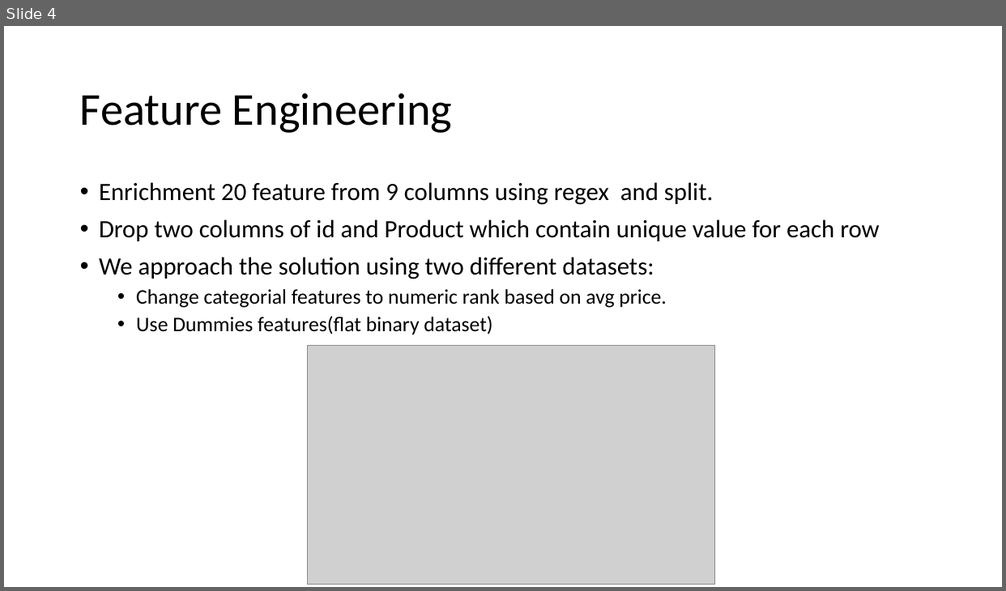
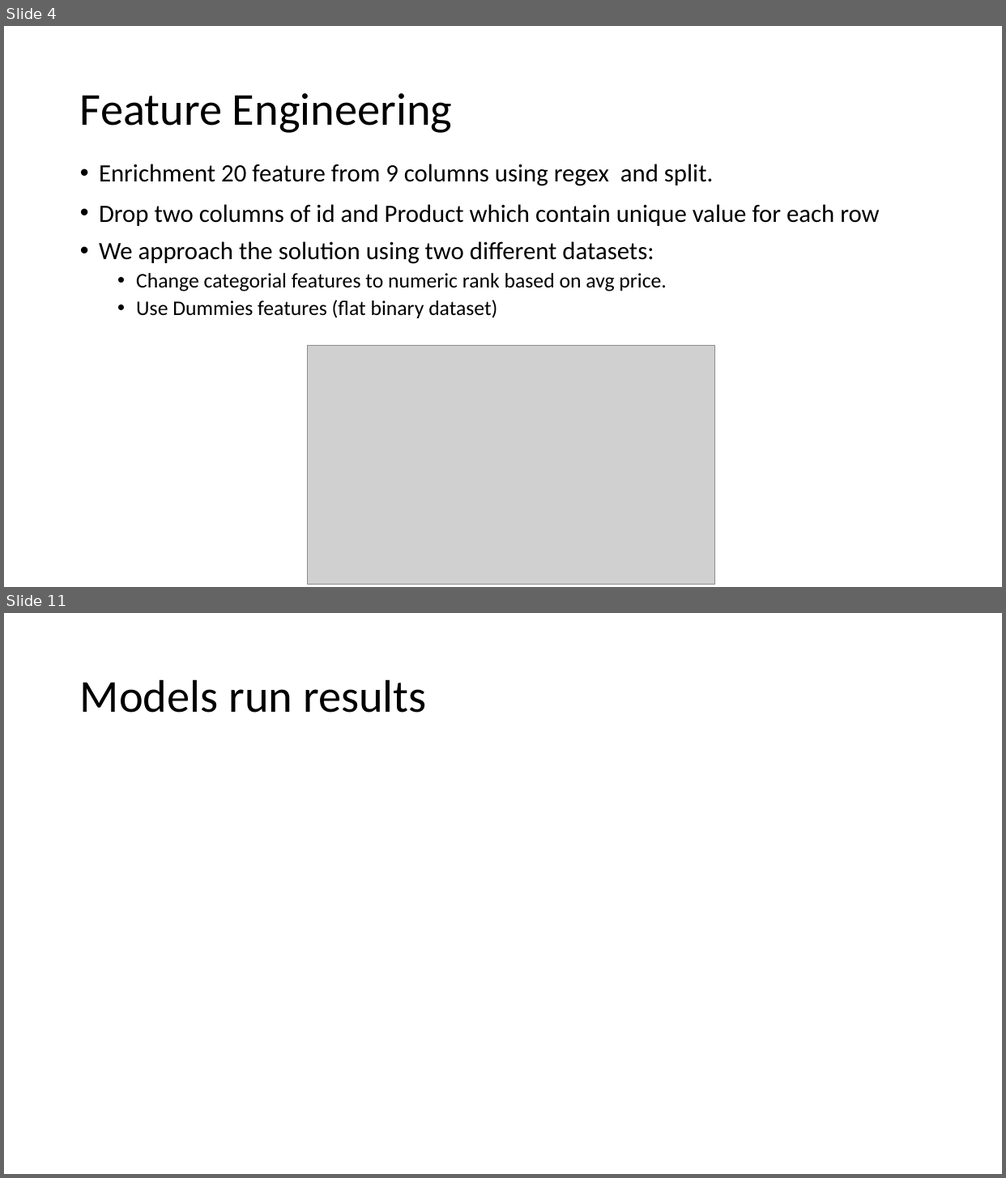
Before and after one commit to DanielKorenDataScience/RegressionProject, a slide deck: regression project.pptx. Shown one above the other, each under a label of ours: slide 4 before the commit, slides 4 and 11 after it; the slides between them are not shown. The pictures are 1006x591 and 1006x1178 pixels, drawn with LibreOffice and Linux fonts; fonts in the diff are those of the drawing; grey boxes stand for pictures. Boxes give left, top, right and bottom in pixels: in the first picture for what was removed or moved away, otherwise in the second. Text is boxed around its words. In the diff, an @@ line names an element or a change of style, - is before the commit and + after.

```diff
--- a/regression project.pptx
+++ b/regression project.pptx
@@ slide 11 added at (4,613,1002,1174), background #FFFFFF @@
@@ title added at (80,679,427,713), 44 pt, text #000000 @@
+Models run results
@@ slide 4 changed as well @@
@@ text "Enrichment 20 feature from 9 ...": place and size @@
-text "Enrichment 20 feature from 9 ..." at (99,182,879,335)
+text "Enrichment 20 feature from 9 ..." at (99,164,879,318)
@@ text at (99,204,879,226): line spacing 0.9 to 1 @@
@@ text at (136,300,497,318): spaces changed @@
-  • Use Dummies features(flat binary dataset)
+  • Use Dummies features (flat binary dataset)
```
Also in this commit, not shown: 7 other slides changed, 2 other slides added, 3 slides removed.
